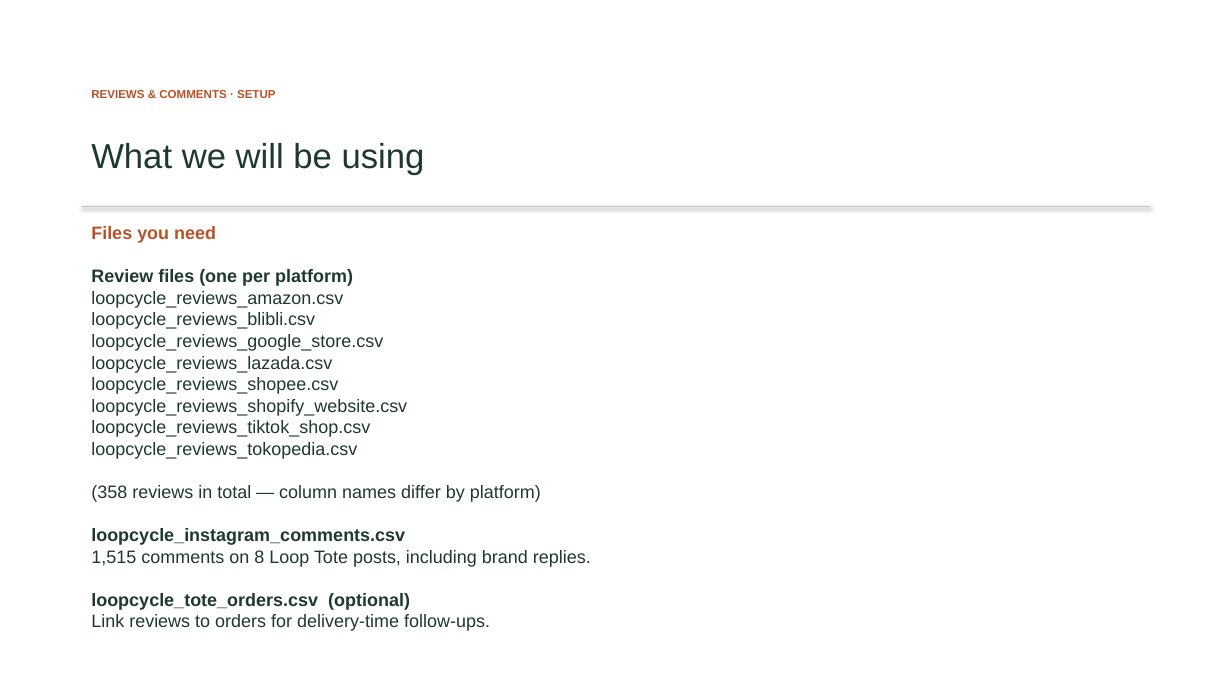
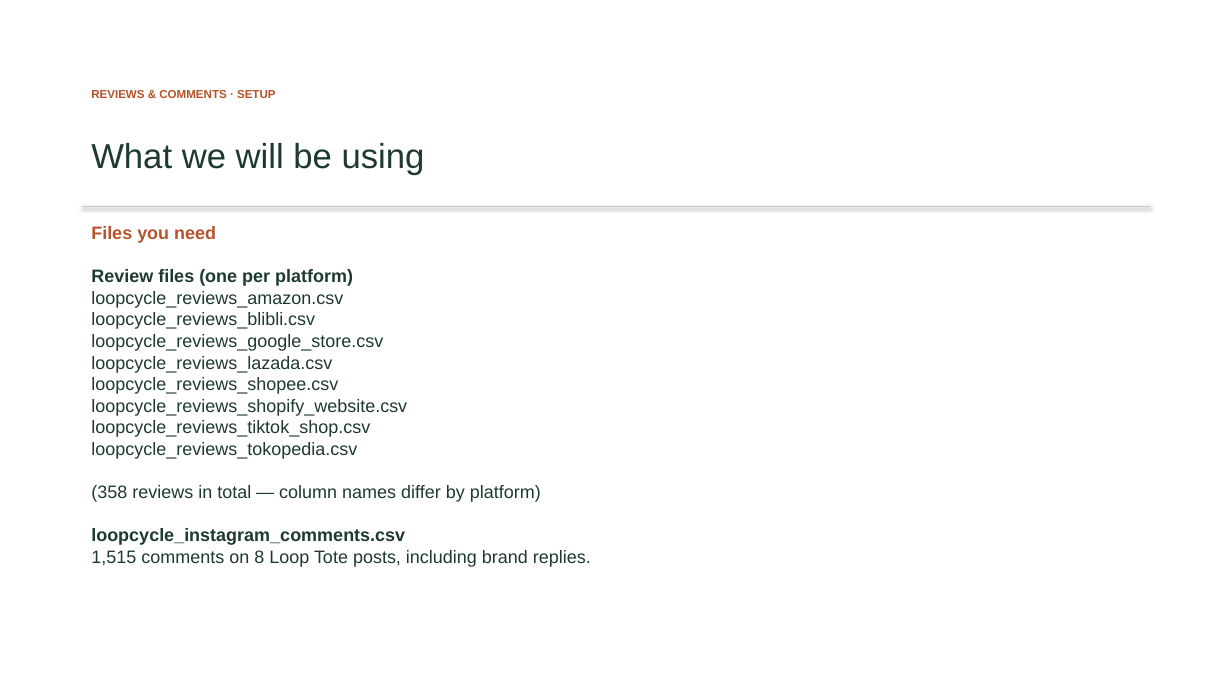
Before and after one commit to itsbharathp/LoopCycle, a slide deck: slide 31 of Prestentations/AI for Content Creation — The Basics.pptx. Drawn at 1232x693 pixels with LibreOffice and Linux fonts; fonts in the diff are those of the drawing. Boxes give left, top, right and bottom in pixels: in the first picture for what was removed or moved away, otherwise in the second. Text is boxed around its words. In the diff, an @@ line names an element or a change of style, - is before the commit and + after.

```diff
--- a/Prestentations/AI for Content Creation — The Basics.pptx
+++ b/Prestentations/AI for Content Creation — The Basics.pptx
@@ text at (91, 593, 490, 631): paragraphs removed @@
-loopcycle_tote_orders.csv (optional)
-Link reviews to orders for delivery-time follow-ups.
```
Also in this commit, not shown: 16 other slides changed.
